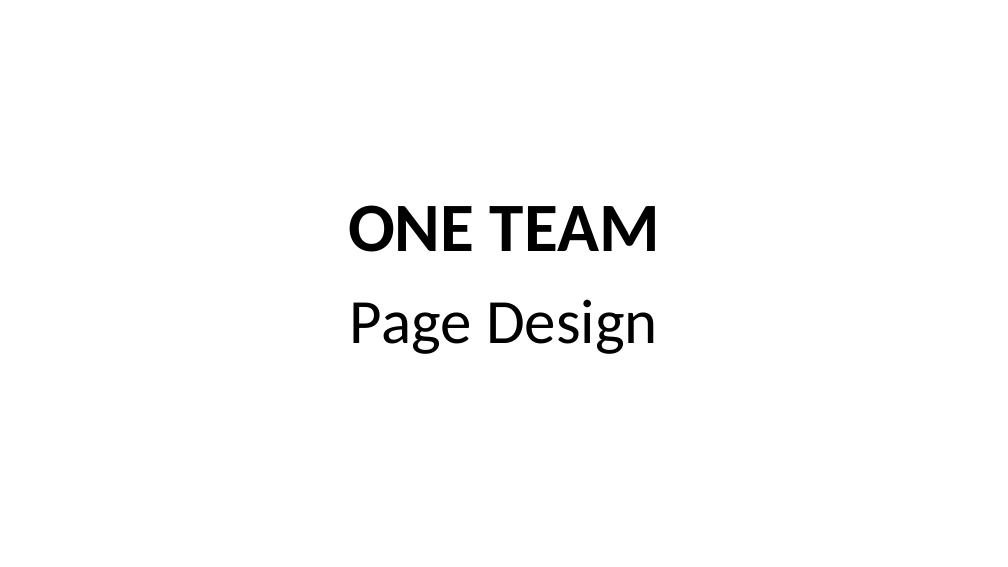
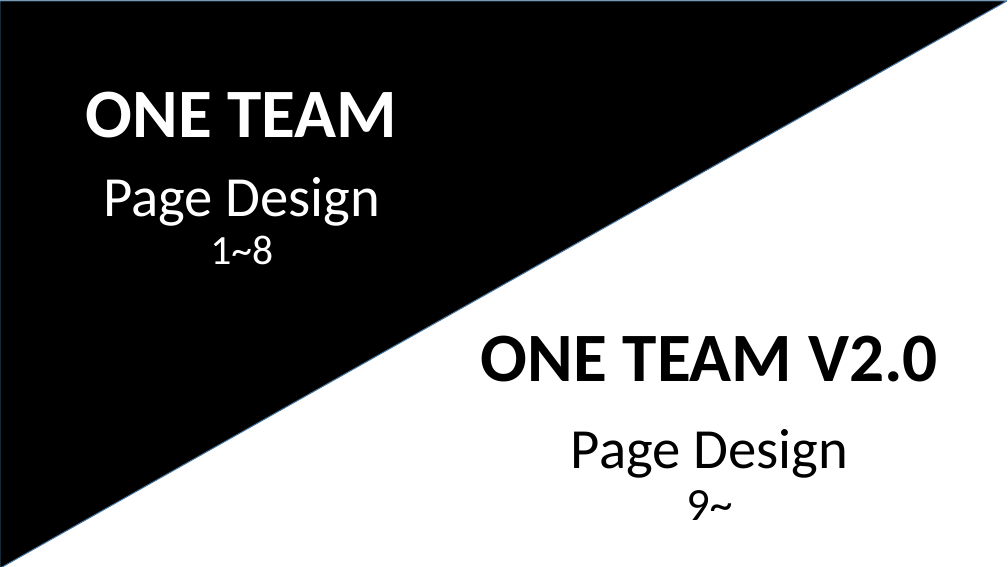
Before and after one commit to Aiyoumi-FE/ONE-TEAM, a slide deck: slide 1 of pageDesign.pptx. Drawn at 1008x567 pixels with LibreOffice and Linux fonts; fonts in the diff are those of the drawing. Boxes give left, top, right and bottom in pixels: in the first picture for what was removed or moved away, otherwise in the second. Text is boxed around its words. In the diff, an @@ line names an element or a change of style, - is before the commit and + after.

```diff
--- a/pageDesign.pptx
+++ b/pageDesign.pptx
@@ right triangle added at (0, 1, 1007, 567), fill #000000, outline #43739E 1 pt @@
@@ text "ONE TEAM": place and size @@
-text "ONE TEAM" at (348, 205, 660, 252)
+text "ONE TEAM" at (86, 91, 398, 138)
@@ text "ONE TEAM" at (86, 91, 398, 138): text colour #000000 to #FFFFFF @@
@@ title at (103, 177, 381, 265): text changed; size 60 to 54 pt; text colour #000000 to #FFFFFF @@
-Page Design
+Page Design
+1~8
@@ text added at (481, 335, 938, 382), 66 pt, text #000000, bold @@
+ONE TEAM V2.0
@@ text added at (571, 429, 848, 520), 54 pt, text #000000 @@
+Page Design
+9~
```
Also in this commit, not shown: 13 slides added, 1 slide removed.
